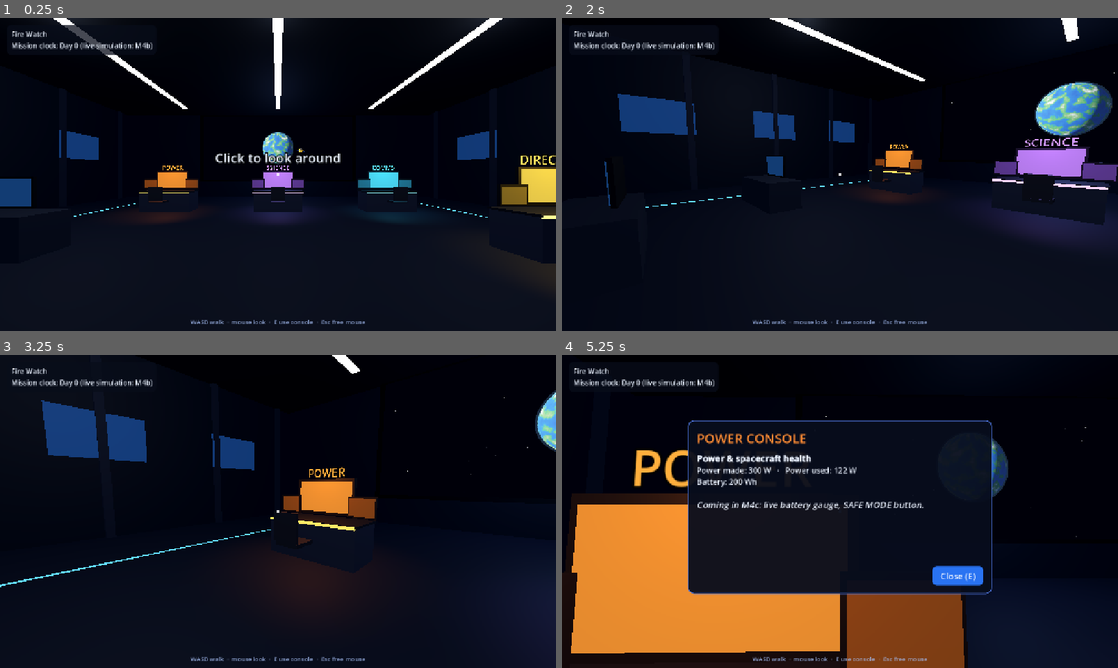
Above: before the commit, frames 1-4 (two rows, left to right).
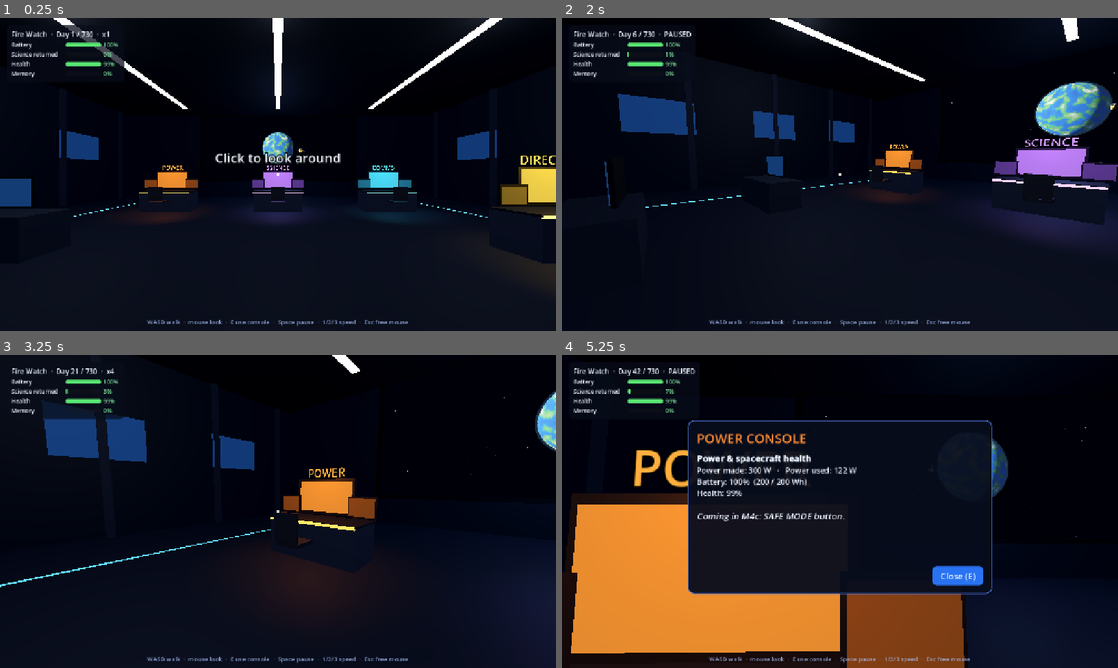
Above: after the commit, the same moments.

Repository: rashedutm/Go-No-Go
Game: Godot game, scene res://scenes/mission_control/mission_control.tscn
Two runs of this game, one before a commit and one after it. Both use one fixed random seed, a clock stepped at 60 frames per second and the inputs below. This scene is started directly instead of the project's main scene.
Inputs (mouse positions are in pixels of both pictures, inside the frame that each line leads up to):
- Up to frame 1 (0.25 s): no input
- Up to frame 2 (2 s): tap Enter at 0.5 s; move the mouse to (962, 158) at 0.52 s; hold D (mc_right) 0.53-1.28 s; hold E (mc_interact) 0.53-1.28 s; click (962, 158) at 0.67 s; tap Space at 0.77, 1.07, 1.52, 1.82 s; tap P at 0.8, 1.35 s; move the mouse to (812, 174) at 1.27 s; hold W (mc_forward) from 1.28 s (still down); click (812, 174) at 1.42 s; tap 1 at 1.55 s
- Up to frame 3 (3.25 s): keep holding W (mc_forward); move the mouse to (289, 505) at 2.02 s; tap 1 at 2.1 s; click (289, 505) at 2.17 s; tap 3 at 2.3, 2.85 s; move the mouse to (272, 517) at 2.77 s; click (272, 517) at 2.92 s; tap Space at 3.02, 3.05 s
- Up to frame 4 (5.25 s): tap Space at 3.32, 3.6, 3.77, 4.07 s; move the mouse to (878, 514) at 3.52 s; hold E (mc_interact) 3.53-4.25 s; click (878, 514) at 3.67 s; tap Escape (mc_release) at 4.15 s; release W (mc_forward) at 4.25 s; drag from (673, 464) to (756, 433) at 4.27 s; tap E (mc_interact) at 5 s; move the mouse to (845, 511) at 5.02 s; hold W (mc_forward) from 5.03 s (still down); tap P at 5.1 s; click (845, 511) at 5.17 s

The runs differ from the first frame. In frame 1, 1.2% of the frame differs, in the area x 2-74%, y 4-99%; in frame 2, 1.3%; in frame 3, 1.6%; in frame 4, 2.3%.

Commit message:
M4b: live mission simulation in Mission Control (built for Emon)
- MissionSim: day-by-day power (solar 1/d^2, RTG decay, eclipses vs battery), data pipeline
  (instruments -> memory -> antenna, overflow lost), health (aging + Jupiter radiation by vault),
  reserve, cause->effect log, end reasons completed/power_dead/destroyed/aborted
- Mission Control: live HUD gauges, pause (Space) and speed (1/2/3), live console text,
  automatic POWER/COMMS alerts (acknowledged when opened), end banner -> debrief with real result
- tests/live_sim_test.tscn: all 5 test designs 2-3 stars; broken designs fail for the right reason

Co-Authored-By: Claude Opus 5.5 <noreply@anthropic.com>

Diff:
--- a/scenes/mission_control/mission_control.gd
+++ b/scenes/mission_control/mission_control.gd
@@ -37,6 +37,18 @@
 var _panel_body: RichTextLabel
 var _panel_buttons: HBoxContainer
 var _hud_clock: Label
+var _hud_bars := {}         # key -> {bar, label}
+var _end_banner: Label
+
+# --- live simulation (M4b)
+var sim: MissionSim
+var days_per_second := 4.0  # base speed: the whole mission plays in about 3 minutes
+var speed := 1.0            # 1, 2 or 4 (keys 1/2/3)
+var paused := false
+var _ending := false
+var _panel_refresh := 0.0
+const SPEEDS := [1.0, 2.0, 4.0]
+var _acked := {}           # condition alerts the player already checked (cleared when the problem goes away)
 
 
 func _ready() -> void:
@@ -45,6 +57,8 @@
 		design = Sim.make_test_design(MissionState.current_mission_id)
 		MissionState.design = design
 	mission = GameData.get_mission(design.get("mission_id", "mars"))
+	sim = MissionSim.new(design)
+	days_per_second = sim.total_days / 180.0
 	_build_room()
 	_build_wall_screen()
 	_build_consoles()
@@ -53,6 +67,7 @@
 	add_child(player)
 	player.interact_pressed.connect(_on_interact)
 	_build_ui()
+	sim.add_log("Arrived at %s. Science operations begin." % mission.get("destination", "the target"))
 
 
 # ============================================================== room
@@ -155,6 +170,7 @@
 
 func open_console(key: String) -> void:
 	_open = key
+	_acked[key] = true
 	var st: ConsoleStation = consoles[key]
 	_panel_title.text = st.title + " CONSOLE"
 	_panel_title.add_theme_color_override("font_color", st.color)
@@ -189,37 +205,84 @@
 	console_closed.emit(key)
 
 
-## Placeholder text for each console. M4c replaces this with real gauges + action buttons.
+## Live text for each console. M4c adds action buttons below it.
 func _console_body(key: String) -> String:
-	var s := Sim.summarize(design)
+	var f := PartInfo.fmt
 	match key:
 		"engineer":
-			return "[b]Power & spacecraft health[/b]\nPower made: %d W   ·   Power used: %d W\nBattery: %d Wh\n\n[i]Coming in M4c: live battery gauge, SAFE MODE button.[/i]" % [s["power_gen_w"], s["power_load_w"], s["battery_wh"]]
+			return "[b]Power & spacecraft health[/b]\nPower made: %d W   ·   Power used: %d W\nBattery: %d%%  (%s / %s Wh)\nHealth: %d%%%s\n\n[i]Coming in M4c: SAFE MODE button.[/i]" % [
+				sim.power_gen_w, sim.power_load_w, sim.battery_pct(), f.call(sim.battery_wh), f.call(sim.battery_max), sim.health,
+				"   ·   [color=#ffb74d]SAFE MODE[/color]" if sim.safe_mode else ""]
 		"science":
-			return "[b]Instruments[/b]\n%s\nData made: %.1f Gb/day   ·   Goal: %s Gb\n\n[i]Coming in M4c: switch each instrument on/off.[/i]" % [", ".join(design.get("instruments", [])), s["data_per_day_gb"], PartInfo.fmt(s["data_goal_gb"])]
+			var lines: Array = []
+			for i in sim.instruments_on:
+				lines.append("%s: %s" % [GameData.get_item("instruments", i).get("name", i), "ON" if sim.instruments_on[i] else "off"])
+			return "[b]Instruments[/b]\n%s\n\nMaking %.1f Gb/day   ·   Returned %s / %s Gb (%d%%)\n\n[i]Coming in M4c: switch each instrument on/off.[/i]" % [
+				"\n".join(lines), sim.data_rate_gb_day, f.call(sim.data_returned_gb), f.call(sim.mission.get("data_goal_gb", 0)),
+				int(100.0 * sim.data_returned_gb / maxf(float(sim.mission.get("data_goal_gb", 1)), 1.0))]
 		"comms":
-			return "[b]Communications[/b]\nDownlink: %.2f Mbps   ·   %.1f Gb/day\nMemory: %s Gb   ·   Signal delay: %.1f min\n\n[i]Coming in M4c: downlink priority, buy extra antenna time.[/i]" % [s["downlink_rate_mbps"], s["downlink_per_day_gb"], PartInfo.fmt(s["storage_gb"]), s["signal_delay_min"]]
+			return "[b]Communications[/b]\nSending %.1f Gb/day%s\nMemory: %d%% full  (%s / %s Gb)\nData lost: %s Gb   ·   Signal delay: %.1f min\n\n[i]Coming in M4c: buy extra antenna time.[/i]" % [
+				sim.downlink_gb_day, "   ·   [color=#ff8a80]BLACKOUT[/color]" if sim.blackout_days > 0.0 else "", sim.storage_pct(),
+				f.call(sim.storage_gb), f.call(sim.storage_max), f.call(sim.data_lost_gb), float(mission.get("signal_delay_min", 0))]
 		"director":
-			return "[b]Mission overview[/b]\n%s: %s\nReserve: $%s M   ·   Planned lifetime: %d years\n\n[i]Coming in M4c/M5: event log, spend reserve on repairs.[/i]" % [mission.get("name", ""), mission.get("objective", ""), PartInfo.fmt(s["reserve_musd"]), int(design.get("target_years", 1))]
+			var recent: Array = []
+			for i in range(maxi(sim.event_log.size() - 5, 0), sim.event_log.size()):
+				recent.append("Day %d: %s" % [sim.event_log[i]["day"], sim.event_log[i]["text"]])
+			return "[b]%s[/b]: %s\nDay %d of %d   ·   Reserve: $%s M\n\n[b]Mission log[/b]\n%s" % [
+				mission.get("name", ""), mission.get("objective", ""), int(sim.day), int(sim.total_days), f.call(sim.reserve_musd), "\n".join(recent)]
 	return ""
 
 
 func _end_mission_test() -> void:
-	var s := Sim.summarize(design)
-	MissionState.last_result = {
-		"mission_id": design.get("mission_id", ""),
-		"end_reason": "completed",
-		"data_returned_gb": s["est_total_data_gb"],
-		"data_goal_gb": s["data_goal_gb"],
-		"science_bonus": 0,
-		"lifetime_years": float(design.get("target_years", 1.0)),
-		"target_years": float(design.get("target_years", 1.0)),
-		"reserve_left_musd": s["reserve_musd"],
-		"budget_musd": s["budget_musd"],
-		"log": [],
-	}
+	sim.abort()
+
+
+## Called once when the simulation finishes: show a banner, then go to the debrief.
+func _finish_mission() -> void:
+	if _ending:
+		return
+	_ending = true
+	close_console()
+	MissionState.last_result = sim.result()
+	_end_banner.text = {"completed": "MISSION COMPLETE", "power_dead": "CONTACT LOST: POWER FAILURE",
+		"destroyed": "CONTACT LOST: SPACECRAFT FAILED", "aborted": "MISSION ENDED"}.get(sim.end_reason, "MISSION OVER")
+	_end_banner.modulate = Color(0.4, 1, 0.5) if sim.end_reason == "completed" else Color(1, 0.4, 0.35)
+	_end_banner.visible = true
+	await get_tree().create_timer(2.5).timeout
 	Input.mouse_mode = Input.MOUSE_MODE_VISIBLE
 	MissionState.go_to("debrief")
+
+
+# ============================================================== live loop
+
+func _process(delta: float) -> void:
+	if sim == null:
+		return
+	if not paused and not sim.finished:
+		sim.tick(delta * days_per_second * speed)
+	if wall_view and wall_view.has_method("set_time_scale"):
+		wall_view.set_time_scale(0.0 if paused else days_per_second * speed)
+	_auto_alerts()
+	_update_hud()
+	if _open != "":
+		_panel_refresh -= delta
+		if _panel_refresh <= 0.0:
+			_panel_refresh = 0.25
+			_panel_body.text = _console_body(_open)
+	if sim.finished:
+		_finish_mission()
+
+
+## Simple condition-based alerts (events in M5 add more).
+func _auto_alerts() -> void:
+	var cond := {
+		"engineer": sim.battery_pct() < 25.0 or sim.health < 30.0 or sim.power_load_w > sim.power_gen_w,
+		"comms": sim.storage_pct() > 85.0 or sim.blackout_days > 0.0,
+	}
+	for key in cond:
+		if not cond[key]:
+			_acked.erase(key)
+		set_console_alert(key, cond[key] and not _acked.has(key))
 
 
 # ============================================================== interaction
@@ -255,10 +318,19 @@
 
 
 func _unhandled_key_input(event: InputEvent) -> void:
+	if not event.pressed or event.is_echo():
+		return
 	# E / Esc also close the panel while the player's controls are disabled
-	if _open != "" and event.pressed and (event.is_action("mc_interact") or event.is_action("mc_release")):
+	if _open != "" and (event.is_action("mc_interact") or event.is_action("mc_release")):
 		close_console()
 		get_viewport().set_input_as_handled()
+		return
+	var k: int = event.physical_keycode
+	if k == KEY_SPACE or k == KEY_P:
+		paused = not paused
+	elif k >= KEY_1 and k <= KEY_3:
+		speed = SPEEDS[k - KEY_1]
+		paused = false
 
 
 # ============================================================== HUD
@@ -287,10 +359,42 @@
 	info.add_theme_stylebox_override("panel", sb)
 	info.mouse_filter = Control.MOUSE_FILTER_IGNORE
 	root.add_child(info)
+	var hv := VBoxContainer.new()
+	hv.add_theme_constant_override("separation", 4)
+	hv.custom_minimum_size.x = 250
+	info.add_child(hv)
 	_hud_clock = Label.new()
-	_hud_clock.text = "%s\nMission clock: Day 0 (live simulation: M4b)" % mission.get("name", "")
 	_hud_clock.add_theme_font_size_override("font_size", 16)
-	info.add_child(_hud_clock)
+	hv.add_child(_hud_clock)
+	for g in [["battery", "Battery"], ["data", "Science returned"], ["health", "Health"], ["storage", "Memory"]]:
+		var row := HBoxContainer.new()
+		row.add_theme_constant_override("separation", 6)
+		hv.add_child(row)
+		var name_l := Label.new()
+		name_l.text = g[1]
+		name_l.custom_minimum_size.x = 120
+		name_l.add_theme_font_size_override("font_size", 13)
+		row.add_child(name_l)
+		var bar := ProgressBar.new()
+		bar.show_percentage = false
+		bar.custom_minimum_size = Vector2(80, 10)
+		bar.size_flags_vertical = Control.SIZE_SHRINK_CENTER
+		bar.max_value = 100.0
+		row.add_child(bar)
+		var val := Label.new()
+		val.add_theme_font_size_override("font_size", 13)
+		row.add_child(val)
+		_hud_bars[g[0]] = {"bar": bar, "label": val}
+
+	_end_banner = Label.new()
+	_end_banner.add_theme_font_size_override("font_size", 56)
+	_end_banner.add_theme_color_override("font_outline_color", Color(0, 0, 0))
+	_end_banner.add_theme_constant_override("outline_size", 12)
+	_end_banner.horizontal_alignment = HORIZONTAL_ALIGNMENT_CENTER
+	_end_banner.position = Vector2(140, 200)
+	_end_banner.size = Vector2(1000, 80)
+	_end_banner.visible = false
+	root.add_child(_end_banner)
 
 	_prompt = Label.new()
 	_prompt.add_theme_font_size_override("font_size", 24)
@@ -303,12 +407,12 @@
 	root.add_child(_prompt)
 
 	var hint := Label.new()
-	hint.text = "WASD walk  ·  mouse look  ·  E use console  ·  Esc free mouse"
+	hint.text = "WASD walk  ·  mouse look  ·  E use console  ·  Space pause  ·  1/2/3 speed  ·  Esc free mouse"
 	hint.add_theme_font_size_override("font_size", 14)
 	hint.modulate = Color(0.7, 0.78, 0.95, 0.85)
 	hint.horizontal_alignment = HORIZONTAL_ALIGNMENT_CENTER
-	hint.position = Vector2(340, 690)
-	hint.size = Vector2(600, 24)
+	hint.position = Vector2(140, 690)
+	hint.size = Vector2(1000, 24)
 	root.add_child(hint)
 
 	_start_hint = Label.new()
@@ -350,3 +454,35 @@
 	_panel_buttons.alignment = BoxContainer.ALIGNMENT_END
 	_panel_buttons.add_theme_constant_override("separation", 10)
 	v.add_child(_panel_buttons)
+
+
+func _hud_bar(key: String, pct: float, text: String, bad_low := true, color_pct := -1.0) -> void:
+	var b: Dictionary = _hud_bars[key]
+	var bar: ProgressBar = b["bar"]
+	bar.value = clampf(pct, 0.0, 100.0)
+	var col: Color
+	if color_pct >= 0.0:
+		pct = color_pct
+	if bad_low:
+		col = Color(1, 0.35, 0.3) if pct < 25.0 else (Color(1, 0.75, 0.2) if pct < 50.0 else Color(0.35, 0.9, 0.45))
+	else:
+		col = Color(1, 0.35, 0.3) if pct > 85.0 else (Color(1, 0.75, 0.2) if pct > 60.0 else Color(0.35, 0.9, 0.45))
+	var fill := StyleBoxFlat.new()
+	fill.bg_color = col
+	fill.set_corner_radius_all(3)
+	bar.add_theme_stylebox_override("fill", fill)
+	b["label"].text = text
+	b["label"].modulate = col.lightened(0.3)
+
+
+func _update_hud() -> void:
+	var state := "PAUSED" if paused else "x%d" % int(speed)
+	_hud_clock.text = "%s  ·  Day %d / %d  ·  %s" % [mission.get("name", ""), int(sim.day), int(sim.total_days), state]
+	_hud_bar("battery", sim.battery_pct(), "%d%%" % int(sim.battery_pct()))
+	var goal := maxf(float(mission.get("data_goal_gb", 1)), 1.0)
+	var dp := 100.0 * sim.data_returned_gb / goal
+	# colour = on track? (returned vs. how far into the mission we are)
+	var on_track := 100.0 if sim.progress() < 0.02 else clampf(dp / (sim.progress() * 100.0) * 100.0, 0.0, 100.0)
+	_hud_bar("data", dp, "%d%%" % int(dp), true, on_track)
+	_hud_bar("health", sim.health, "%d%%" % int(sim.health))
+	_hud_bar("storage", sim.storage_pct(), "%d%%" % int(sim.storage_pct()), false)
--- /dev/null
+++ b/scripts/mission_control/mission_sim.gd
@@ -0,0 +1,231 @@
+# Part of Go/No-Go — written with AI assistance (Space Apps 2026).
+# MissionSim (M4b): the live mission model, advanced in "days" by Mission Control.
+# Uses the shared math in Sim (README §6.4–6.7). No scene access, so it can be tested headless.
+# Owner: Member B (Emon).
+#
+#   var sim := MissionSim.new(design)
+#   sim.tick(days)              # call every frame with delta * days_per_second
+#   sim.finished / sim.end_reason
+#   MissionState.last_result = sim.result()
+class_name MissionSim
+extends RefCounted
+
+const RADIATION_WEAR := {0: 90.0, 1: 12.0, 2: 5.0}   # % health lost per year at Jupiter by shield level
+const BASE_WEAR := 2.0                              # % per year everywhere (aging)
+const DEAD_BATTERY_DAYS := 10.0
+
+var design: Dictionary
+var mission: Dictionary
+var summary: Dictionary
+
+# --- state (read by the HUD / consoles)
+var day := 0.0
+var total_days := 365.0
+var battery_wh := 0.0
+var battery_max := 0.0
+var storage_gb := 0.0
+var storage_max := 0.0
+var data_returned_gb := 0.0
+var data_lost_gb := 0.0
+var health := 100.0
+var reserve_musd := 0.0
+var science_bonus := 0
+var instruments_on := {}            # id -> bool
+var safe_mode := false
+var extra_contact_hours := 0.0      # bought by Comms/Director
+var blackout_days := 0.0            # comms outage (events)
+var power_penalty := 0.0            # 0..1 fraction of generation lost (damage events)
+var finished := false
+var end_reason := ""
+var event_log: Array = []           # {day, text, cause, effect}
+
+# --- last-tick rates (for gauges)
+var power_gen_w := 0.0
+var power_load_w := 0.0
+var data_rate_gb_day := 0.0
+var downlink_gb_day := 0.0
+
+var _dead_days := 0.0
+var _flags := {}                    # one-time log flags
+
+
+func _init(p_design: Dictionary) -> void:
+	design = p_design
+	mission = GameData.get_mission(design.get("mission_id", ""))
+	summary = Sim.summarize(design)
+	total_days = float(design.get("target_years", mission.get("min_years", 1))) * 365.0
+	battery_max = summary["battery_wh"]
+	battery_wh = battery_max
+	storage_max = maxf(summary["storage_gb"], 1.0)
+	reserve_musd = maxf(summary["reserve_musd"], 0.0)
+	for i in design.get("instruments", []):
+		instruments_on[i] = true
+
+
+# ================================================================ helpers
+
+func years() -> float:
+	return day / 365.0
+
+
+func load_w() -> float:
+	var w := float(mission.get("heater_w", 0)) + float(GameData.get_item("buses", design.get("bus", "")).get("power_w", 0))
+	w += float(GameData.get_item("comms", design.get("antenna", "")).get("power_w", 0))
+	w += float(GameData.get_item("comms", design.get("storage", "")).get("power_w", 0))
+	if not safe_mode:
+		for i in instruments_on:
+			if instruments_on[i]:
+				w += float(GameData.get_item("instruments", i).get("power_w", 0))
+	return w
+
+
+func gen_w() -> float:
+	var g := 0.0
+	var d := float(mission.get("distance_sun_au", 1.0))
+	for p in design.get("power", []):
+		g += Sim.source_power_w(GameData.get_item("power", p), d, years())
+	return g * (1.0 - power_penalty)
+
+
+func produced_gb_day() -> float:
+	if safe_mode:
+		return 0.0
+	var r := 0.0
+	for i in instruments_on:
+		if instruments_on[i]:
+			r += float(GameData.get_item("instruments", i).get("data_gb_day", 0))
+	return r
+
+
+func downlink_capacity_gb_day() -> float:
+	if blackout_days > 0.0:
+		return 0.0
+	var ant := GameData.get_item("comms", design.get("antenna", ""))
+	var hours := float(GameData.get_item("comms", design.get("network", "")).get("contact_hours_day", 0)) + extra_contact_hours
+	return Sim.downlink_rate_mbps(ant, mission) * minf(hours, 24.0) * 3600.0 / 1000.0
+
+
+func battery_pct() -> float:
+	return 100.0 * battery_wh / maxf(battery_max, 0.001)
+
+
+func storage_pct() -> float:
+	return 100.0 * storage_gb / storage_max
+
+
+func progress() -> float:
+	return clampf(day / total_days, 0.0, 1.0)
+
+
+func add_log(text: String, cause := "", effect := "") -> void:
+	event_log.append({"day": int(day), "text": text, "cause": cause, "effect": effect})
+
+
+func _once(flag: String, text: String, cause: String, effect: String) -> void:
+	if not _flags.has(flag):
+		_flags[flag] = true
+		add_log(text, cause, effect)
+
+
+# ================================================================ tick
+
+## Advance the mission by `dt` days.
+func tick(dt: float) -> void:
+	if finished or dt <= 0.0:
+		return
+	day = minf(day + dt, total_days)
+	blackout_days = maxf(blackout_days - dt, 0.0)
+
+	# ---- power: sunlit balance, then shadows
+	power_gen_w = gen_w()
+	power_load_w = load_w()
+	var shadow := float(mission.get("eclipse_shadow_min", 0))
+	var period := maxf(float(mission.get("eclipse_period_min", 0)), 1.0)
+	var sun_frac := 1.0 - (shadow / period if shadow > 0.0 else 0.0)
+	var net_wh_per_day := (power_gen_w * sun_frac - power_load_w) * 24.0
+	battery_wh = clampf(battery_wh + net_wh_per_day * dt, 0.0, battery_max)
+
+	# battery too small for one shadow -> instruments brown out part of every orbit
+	var science_eff := 1.0
+	var need := power_load_w * shadow / 60.0
+	if shadow > 0.0 and need > battery_max:
+		science_eff = clampf(battery_max / need, 0.0, 1.0)
+		_once("eclipse", "Battery too small for the planet's shadow.", "Battery smaller than the energy needed in shadow",
+			"Instruments shut down in every shadow, so about %d%% of science was lost" % int((1.0 - science_eff) * 100))
+
+	if battery_wh <= 0.0 and net_wh_per_day < 0.0:
+		_dead_days += dt
+		science_eff = 0.0
+		_once("power_neg", "Power failure! The spacecraft uses more power than it makes.", "Power use was higher than power made",
+			"The battery ran flat and science stopped")
+		if _dead_days > DEAD_BATTERY_DAYS:
+			_end("power_dead")
+			return
+	else:
+		_dead_days = 0.0
+
+	# ---- data: instruments -> storage -> Earth
+	data_rate_gb_day = produced_gb_day() * science_eff
+	downlink_gb_day = downlink_capacity_gb_day()
+	storage_gb += data_rate_gb_day * dt
+	var sent := minf(storage_gb, downlink_gb_day * dt)
+	storage_gb -= sent
+	data_returned_gb += sent
+	if storage_gb > storage_max:
+		data_lost_gb += storage_gb - storage_max
+		storage_gb = storage_max
+		if data_lost_gb > 1.0:
+			_once("storage", "Memory full: new science data is being lost.", "Instruments made more data than the antenna could send",
+				"Data was thrown away because memory was full")
+
+	# ---- health: aging + radiation
+	var wear := BASE_WEAR
+	if mission.get("needs_shielding", false):
+		var lvl := int(GameData.get_item("power", design.get("shielding", "")).get("shield_level", 0))
+		wear += RADIATION_WEAR.get(lvl, 30.0)
+		if lvl == 0:
+			_once("radiation", "Radiation is damaging the electronics!", "No radiation vault at Jupiter", "The spacecraft wore out much faster")
+	if safe_mode:
+		wear *= 0.5
+	health = maxf(health - wear / 365.0 * dt, 0.0)
+	if health <= 0.0:
+		_end("destroyed")
+		return
+
+	if day >= total_days:
+		_end("completed")
+
+
+func _end(reason: String) -> void:
+	finished = true
+	end_reason = reason
+	match reason:
+		"completed":
+			add_log("Mission complete! The spacecraft finished its planned %d years." % int(total_days / 365.0), "", "")
+		"power_dead":
+			add_log("Contact lost: the batteries are dead.", "Not enough power for too long", "The mission ended early")
+		"destroyed":
+			add_log("Contact lost: the spacecraft is worn out.", "Damage and wear reached 100%", "The mission ended early")
+
+
+## Ends the mission now (Director decision / quit).
+func abort() -> void:
+	if not finished:
+		finished = true
+		end_reason = "aborted"
+		add_log("Mission ended early by the Director.", "Mission ended early", "Less time to collect science")
+
+
+func result() -> Dictionary:
+	return {
+		"mission_id": design.get("mission_id", ""),
+		"end_reason": end_reason if end_reason != "" else "completed",
+		"data_returned_gb": data_returned_gb,
+		"data_goal_gb": float(mission.get("data_goal_gb", 1)),
+		"science_bonus": science_bonus,
+		"lifetime_years": day / 365.0,
+		"target_years": total_days / 365.0,
+		"reserve_left_musd": reserve_musd,
+		"budget_musd": float(mission.get("budget_musd", 1)),
+		"log": event_log,
+	}
--- /dev/null
+++ b/tests/live_sim_test.gd
@@ -0,0 +1,46 @@
+# Part of Go/No-Go — written with AI assistance (Space Apps 2026).
+# Headless check of MissionSim: flies every mission's test design (no events, no player actions)
+# plus a few broken designs, and prints the outcome and score.
+# Run: godot --headless --path . res://tests/live_sim_test.tscn
+extends Node
+
+
+func _fly(label: String, d: Dictionary) -> Dictionary:
+	var sim := MissionSim.new(d)
+	var steps := 0
+	while not sim.finished and steps < 100000:
+		sim.tick(0.5)
+		steps += 1
+	var r := sim.result()
+	var s := Sim.score(r)
+	print("%-22s %-10s day %4d/%4d  data %7d/%6d Gb  lost %6d  health %3d  batt %3d%%  -> score %3d  stars %d" % [
+		label, sim.end_reason, int(sim.day), int(sim.total_days), sim.data_returned_gb, r["data_goal_gb"],
+		sim.data_lost_gb, sim.health, sim.battery_pct(), s["total"], s["stars"]])
+	for e in sim.event_log:
+		if e["cause"] != "":
+			print("      day %d: %s" % [e["day"], e["text"]])
+	return s
+
+
+func _ready() -> void:
+	var bad := 0
+	for m in GameData.get_missions_in_order():
+		var s := _fly(m["id"] + " (test design)", Sim.make_test_design(m["id"]))
+		if s["stars"] < 2:
+			bad += 1
+	# broken designs should do badly
+	var d := Sim.make_test_design("jupiter")
+	d["shielding"] = "shield_none"
+	_fly("jupiter no shield", d)
+	d = Sim.make_test_design("earth")
+	d["battery"] = "batt_s"
+	d["instruments"] = ["cam_wide", "cam_hires"]
+	_fly("earth tiny battery", d)
+	d = Sim.make_test_design("mars")
+	d["power"] = ["solar_s"]
+	_fly("mars weak solar", d)
+	d = Sim.make_test_design("mars")
+	d["antenna"] = "mga"
+	_fly("mars small antenna", d)
+	print("RESULT: ", "ALL TEST DESIGNS >= 2 STARS" if bad == 0 else "%d test designs under 2 stars" % bad)
+	get_tree().quit()
--- /dev/null
+++ b/tests/live_sim_test.tscn
@@ -0,0 +1,6 @@
+[gd_scene load_steps=2 format=3]
+
+[ext_resource type="Script" path="res://tests/live_sim_test.gd" id="1_script"]
+
+[node name="LiveSimTest" type="Node"]
+script = ExtResource("1_script")
Not shown, added: scripts/mission_control/mission_sim.gd.uid
Not shown, added: tests/live_sim_test.gd.uid
